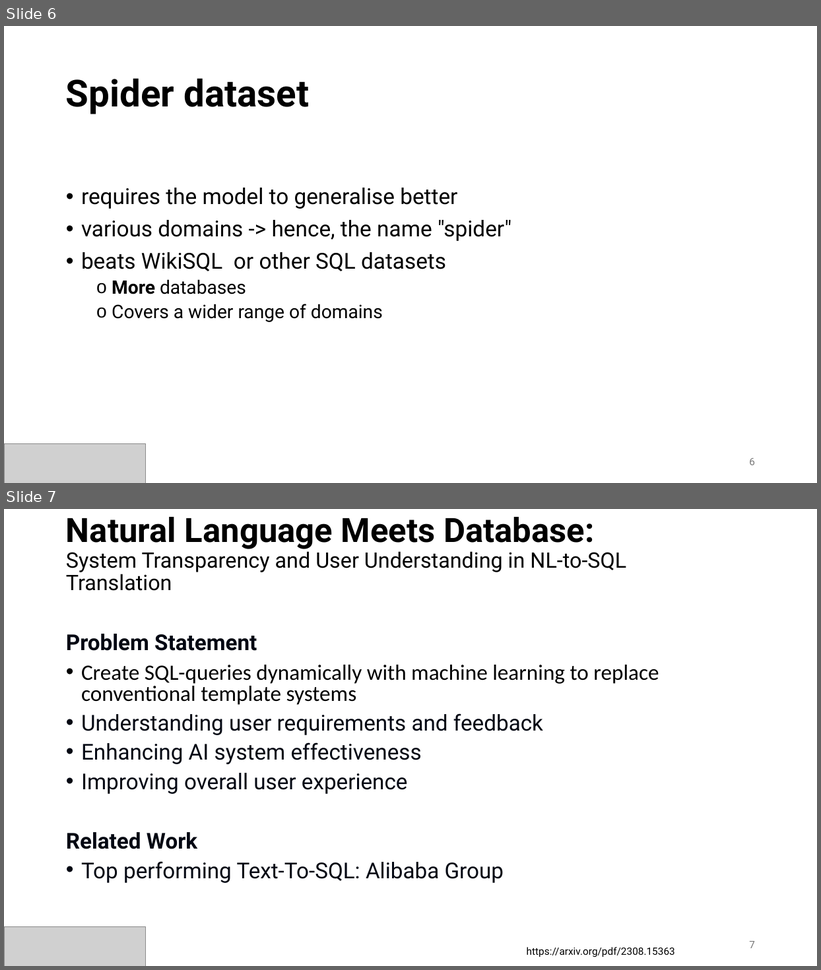
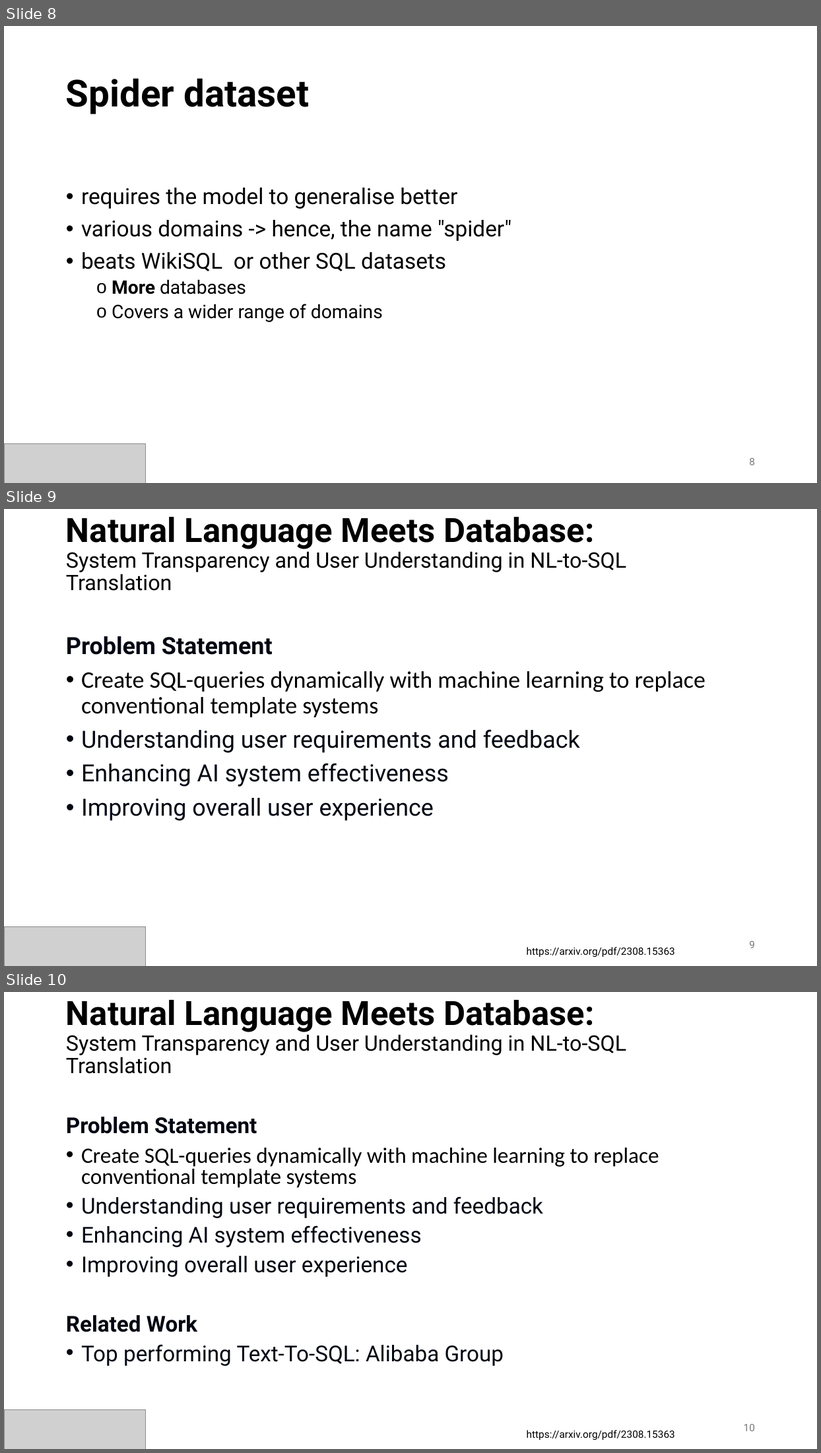
Before and after one commit to ParssaJ/HCI-AI, a slide deck: Presentation/HAI.pptx. Shown one above the other, each under a label of ours: slides 6 and 7 before the commit, slides 8, 9 and 10 after it. The pictures are 821x970 and 821x1453 pixels, drawn with LibreOffice and Linux fonts; fonts in the diff are those of the drawing; grey boxes stand for pictures. Boxes give left, top, right and bottom in pixels: in the first picture for what was removed or moved away, otherwise in the second. Text is boxed around its words. In the diff, an @@ line names an element or a change of style, - is before the commit and + after.

```diff
--- a/Presentation/HAI.pptx
+++ b/Presentation/HAI.pptx
@@ slide 9 added at <box>4,509,817,966</box>, background #FFFFFF @@
@@ title added at <box>66,517,626,591</box>, 25.2 pt, text #000000 @@
+Natural Language Meets Database:
+System Transparency and User Understanding in NL-to-SQL Translation
@@ text added at <box>66,636,706,821</box>, 28 pt, text #030712 @@
+Problem Statement
+• Create SQL-queries dynamically with machine learning to replace conventional template systems
+• Understanding user requirements and feedback
+• Enhancing AI system effectiveness
+• Improving overall user experience
@@ picture added at <box>4,927,145,966</box> @@
@@ page number added at <box>749,941,755,949</box>, 12 pt, text #797979 @@
+9
@@ text added at <box>527,947,675,957</box>, 12 pt, text #000000 @@
+https://arxiv.org/pdf/2308.15363
@@ what was slide 6 is now slide 8 @@
@@ page number at <box>749,458,755,466</box>: text changed @@
-6
+8
@@ what was slide 7 is now slide 10 @@
@@ page number at <box>744,1424,755,1432</box>: text changed @@
-7
+10
```
Also in this commit, not shown: 2 slides changed, 3 other slides added, 1 other file.
